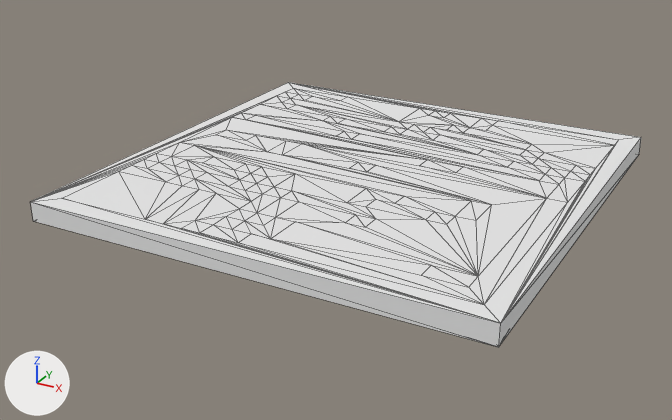
Renders of the OBJ model Assets/VoxelModels/Tile Variations/Tile3.obj from each side of a commit.
Camera for both pictures: a camera (50 mm lens) standing at (2.08, -3.92, 1.81) and looking at (-0.03, -0.09, -0.1). Every picture has the same lights, and +X, +Y and +Z are marked at lower left. Mesh edges are drawn as thin lines. Where no turn or scale is listed for an object, it has been applied to the vertices. Vertices at the same position are counted once.

The first picture shows 'Untitled'.
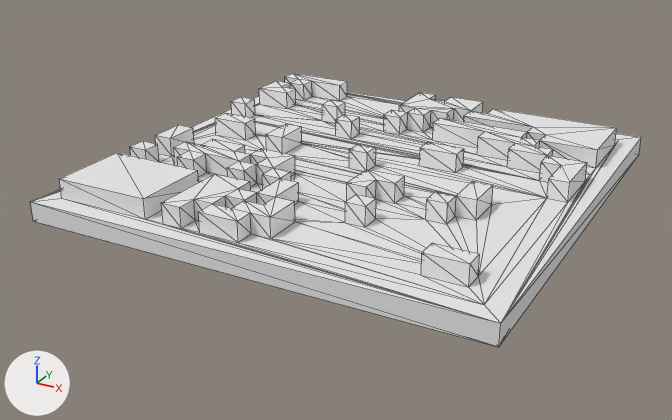
Boxes [x1, y1, x2, y2] around the edits, measured in the pictures (672 x 420 px):
'Untitled', reshaped
    before: [31, 82, 641, 347]
    after: [31, 73, 641, 347]
part 1 of me_untitled, built on
    before: [63, 88, 614, 287]
    after: [59, 73, 617, 287]

The change, as a diff of the scene's bpy script:
```diff
--- a/Assets/VoxelModels/Tile Variations/Tile3.obj.py
+++ b/Assets/VoxelModels/Tile Variations/Tile3.obj.py
@@ me_untitled @@
 # used by ob_untitled; location = (0.0, 0.0, 0.0)
-me_untitled.from_pydata(...)  # 338 vertices, 672 faces; spans x -1.1..1.2, y -1.1..1.2, z 0.0..0.1
+me_untitled.from_pydata(...)  # 494 vertices, 1016 faces; spans x -1.1..1.2, y -1.1..1.2, z 0.0..0.2
+# me_untitled part 1
+# 118 faces are deleted
+# 156 new vertices lie (0.0, 0.0, 0.1) away from vertices in x -1.0..1.1, y -1.0..1.1, z 0.1
+# 462 new faces join them
 me_untitled.materials.append(mat_palette)
```
